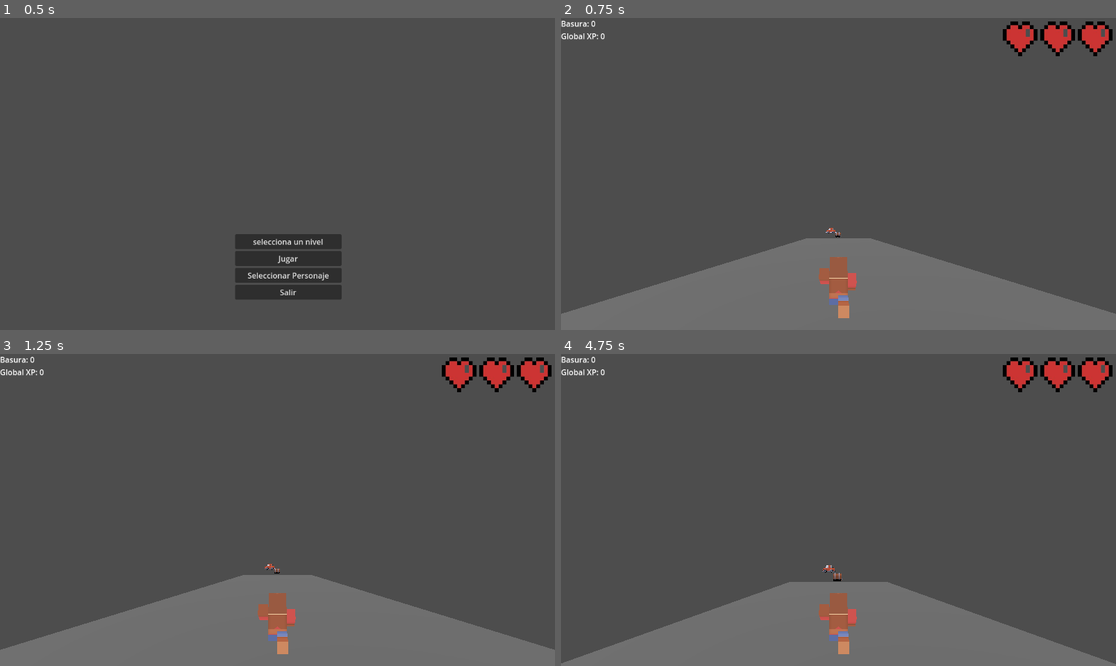
Above: before the commit, frames 1-4 (two rows, left to right).
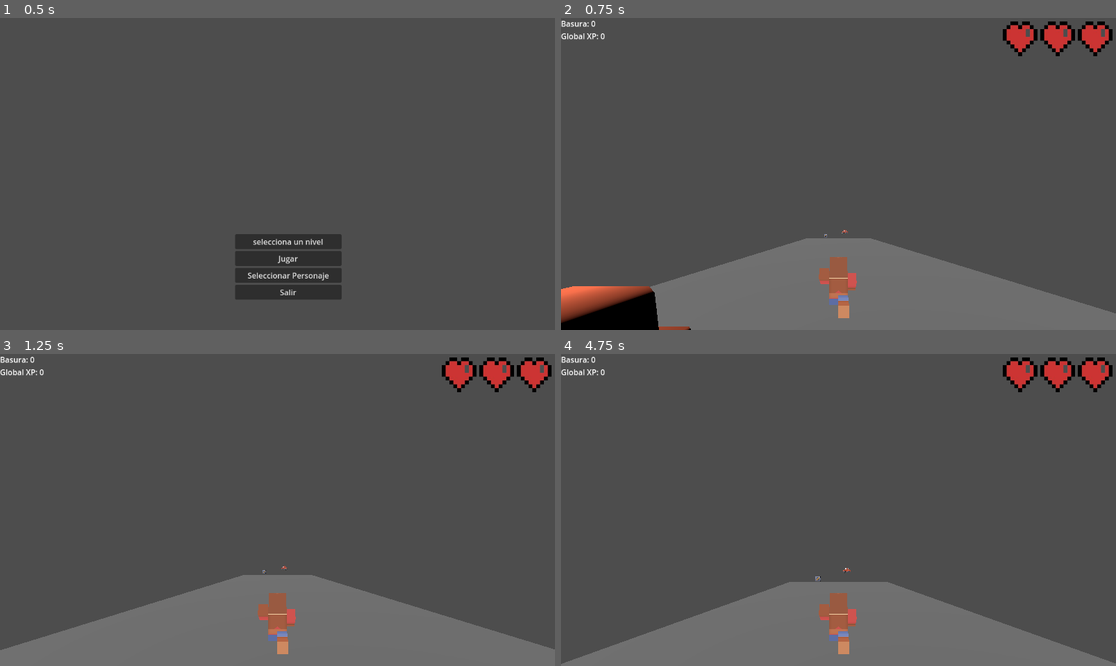
Above: after the commit, the same moments.

Repository: Ilesandres/game-recolections
Game: Godot game, scene res://src/UI/MainMenu.tscn
Same seed, same stepped clock (60 frames per second), same inputs: the game is played once before the commit and once after it.
Inputs:
- Up to frame 1 (0.5 s): no input
- Up to frame 2 (0.75 s): click "Jugar" at 0.5 s
- Up to frame 3 (1.25 s): no input
- Up to frame 4 (4.75 s): tap Enter (ui_accept) at 1.25, 1.52, 2.27, 3.77, 4.52 s; hold Right (ui_right) 1.28-2.03 s; hold Down (ui_down) 2.03-2.78 s; hold Right (ui_right) 2.78-4.28 s; hold Left (ui_left) from 4.28 s (still down)

Frame 1 is identical in both runs. In frame 2, 2.5% of the frame differs, in the area x 0-100%, y 67-100%; in frame 3, 0.1%; in frame 4, 0.2%.

Commit message:
agregar niveles configurados

Diff:
--- a/scenes/LevelSpawner.gd
+++ b/scenes/LevelSpawner.gd
@@ -25,19 +25,19 @@
 			object_spawn_chance = 0.2
 			spawn_attempts= 1
 		2:
-			spawn_speed = 20
+			spawn_speed = 15
 			object_spawn_chance = 0.3
 			spawn_attempts= 2
 		3:
-			spawn_speed = 30
+			spawn_speed = 20
 			object_spawn_chance = 0.4
 			spawn_attempts= 3
 		4:
-			spawn_speed = 40
+			spawn_speed = 25
 			object_spawn_chance = 0.5
 			spawn_attempts= 4
 		5:
-			spawn_speed = 50
+			spawn_speed = 30
 			object_spawn_chance = 0.6
 			spawn_attempts= 5
 
@@ -79,7 +79,7 @@
 			if randf() < object_spawn_chance:
 				var item_roll = randf()
 				var item_instance = null
-				if item_roll < 0.5:
+				if item_roll < 0.8:
 					item_instance = OBSTACLE_SCENE.instantiate()
 				else:
 					item_instance = ENEMY_SCENE.instantiate()
--- a/scenes/game_scene.tscn
+++ b/scenes/game_scene.tscn
@@ -17,7 +17,7 @@
 [node name="Player" parent="PlayerContainer" instance=ExtResource("1_onqr8")]
 
 [node name="CameraBoom" type="SpringArm3D" parent="PlayerContainer/Player"]
-transform = Transform3D(1, 0, 0, 0, 0.9659258, -0.25881904, 0, 0.25881904, 0.9659258, 0, 6.674652, 0)
+transform = Transform3D(1, 0, 0, 0, 0.96592575, -0.258819, 0, 0.258819, 0.96592575, 0, 6.674652, 0)
 spring_length = 10.0
 
 [node name="Camera3D" type="Camera3D" parent="PlayerContainer/Player/CameraBoom"]
--- a/scenes/world/Obstacle.tscn
+++ b/scenes/world/Obstacle.tscn
@@ -6,17 +6,18 @@
 size = Vector3(2, 2, 2)
 
 [sub_resource type="BoxShape3D" id="BoxShape3D_e6qd4"]
-size = Vector3(1, 1.732666, 1.7849121)
+size = Vector3(0.6430664, 1.732666, 0.70526123)
 
 [node name="Obstacle" type="Area3D"]
 collision_layer = 4
 script = ExtResource("1_mgdem")
 
 [node name="MeshInstance3D" type="MeshInstance3D" parent="."]
+transform = Transform3D(0.5, 0, 0, 0, 0.5, 0, 0, 0, 0.5, 0, 0, 0)
 visible = false
 mesh = SubResource("BoxMesh_e6qd4")
 skeleton = NodePath("")
 
 [node name="CollisionShape3D" type="CollisionShape3D" parent="."]
-transform = Transform3D(2, 0, 0, 0, 2, 0, 0, 0, 2, 0, 0.032592773, 0.032592773)
+transform = Transform3D(2, 0, 0, 0, 2, 0, 0, 0, 2, -0.014160156, 0.032592773, 0.047424316)
 shape = SubResource("BoxShape3D_e6qd4")
--- a/scenes/world/chunk_template.tscn
+++ b/scenes/world/chunk_template.tscn
@@ -13,6 +13,7 @@
 collision_mask = 0
 
 [node name="FloorMesh" type="MeshInstance3D" parent="Floor"]
+transform = Transform3D(1, 0, 0, 0, 1, 0, 0, 0, 1, 0.070487976, 0, 0)
 layers = 2
 mesh = SubResource("BoxMesh_ivbto")
 skeleton = NodePath("../..")
@@ -36,3 +37,12 @@
 
 [node name="Point3" type="Marker3D" parent="ObstaclePoints"]
 transform = Transform3D(1, 0, 0, 0, 1, 0, 0, 0, 1, 5, 1, -20)
+
+[node name="Point5" type="Marker3D" parent="ObstaclePoints"]
+transform = Transform3D(1, 0, 0, 0, 1, 0, 0, 0, 1, 5, 1, 4.501999)
+
+[node name="Point9" type="Marker3D" parent="ObstaclePoints"]
+transform = Transform3D(1, 0, 0, 0, 1, 0, 0, 0, 1, -4.7843595, 1, 4.502)
+
+[node name="Point10" type="Marker3D" parent="ObstaclePoints"]
+transform = Transform3D(1, 0, 0, 0, 1, 0, 0, 0, 1, 0.39559507, 1, 4.502)
--- a/src/Enemies/CarRed.tscn
+++ b/src/Enemies/CarRed.tscn
@@ -213,7 +213,7 @@
 shadow_mesh = SubResource("ArrayMesh_75qyv")
 
 [node name="vehicle" type="Node3D"]
-transform = Transform3D(5, 0, 0, 0, 5, 0, 0, 0, 5, 0, 0, 0)
+transform = Transform3D(3, 0, 0, 0, 3, 0, 0, 0, 3, 0, 0, 0)
 
 [node name="wheel-back-left" type="MeshInstance3D" parent="."]
 transform = Transform3D(1, 0, 0, 0, 1, 0, 0, 0, 1, 0.31972, 0.18327999, 0.32310998)
--- a/src/Enemies/Cube.tscn
+++ b/src/Enemies/Cube.tscn
@@ -5,4 +5,4 @@
 [node name="crate2" instance=ExtResource("1_hp5j5")]
 
 [node name="crate" parent="." index="0"]
-transform = Transform3D(5, 0, 0, 0, 5, 0, 0, 0, 5, 0, 0, 0)
+transform = Transform3D(2.5, 0, 0, 0, 2.5, 0, 0, 0, 2.5, 0, 0, 0)
